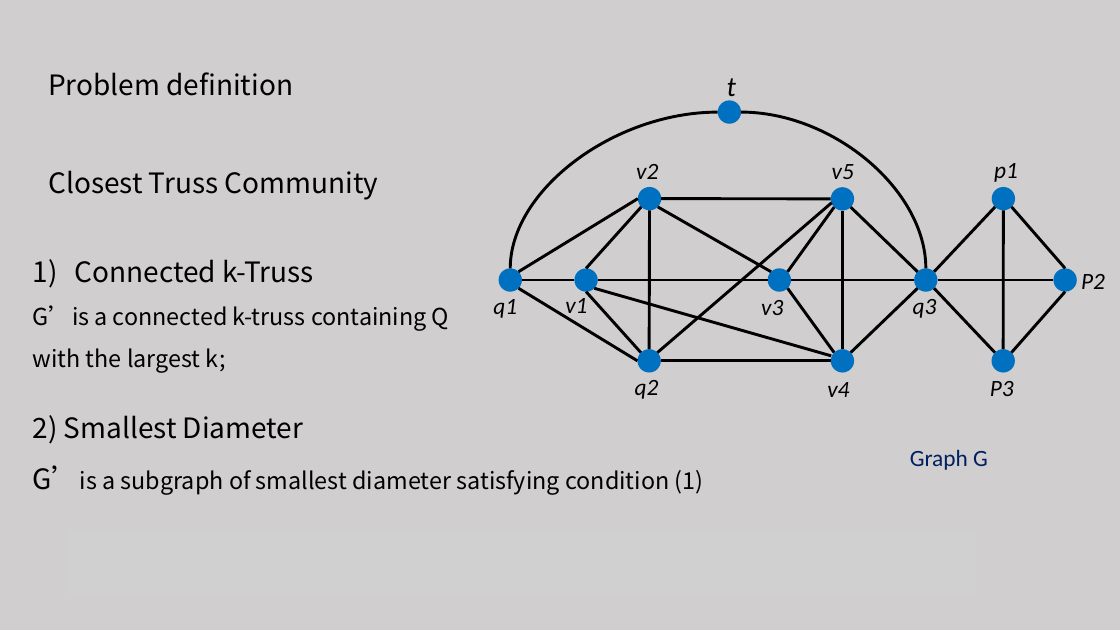
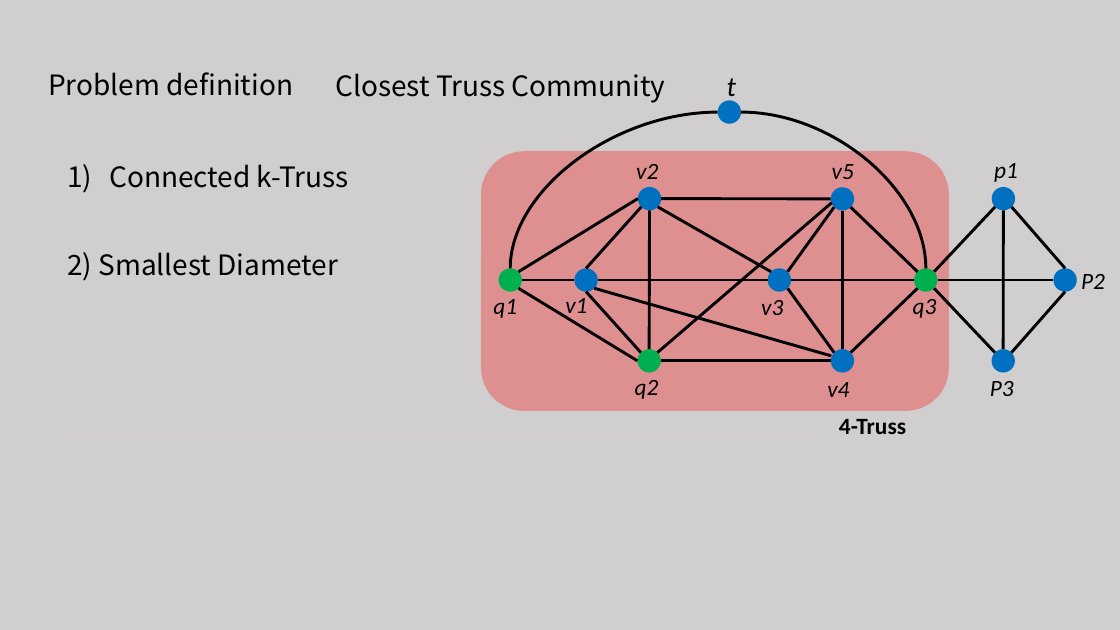
Before and after one commit to tianzhuwei/PPT, a slide deck: slide 7 of Approximate Closest Community Search in Networks.pptx (slide 8 before the commit). Drawn at 1120x630 pixels with LibreOffice and Linux fonts; fonts in the diff are those of the drawing; grey boxes stand for pictures. Boxes give left, top, right and bottom in pixels: in the first picture for what was removed or moved away, otherwise in the second. Text is boxed around its words. In the diff, an @@ line names an element or a change of style, - is before the commit and + after.

```diff
--- a/Approximate Closest Community Search in Networks.pptx
+++ b/Approximate Closest Community Search in Networks.pptx
@@ text "Closest Truss Community": place and size @@
-text "Closest Truss Community" at [48,170,379,200]
+text "Closest Truss Community" at [335,73,666,103]
@@ text "Connected k-Truss": place and size @@
-text "Connected k-Truss" at [33,259,449,373]
+text "Connected k-Truss" at [109,164,349,188]
@@ rounded rectangle added at [481,151,949,411], fill #DE9090 @@
@@ text "2) Smallest Diameter": place and size @@
-text "2) Smallest Diameter" at [33,415,704,495]
+text "2) Smallest Diameter" at [67,252,338,281]
@@ fill #0070C0 to #00B050 in 3 elements at [499,268,523,292], [638,350,661,373], [914,268,938,292] @@
@@ text at [33,305,449,373]: paragraphs removed @@
-G’is a connected k-truss containing Q
-with the largest k;
@@ text added at [839,419,906,434], 20 pt, text #000000, bold @@
+4-Truss
@@ picture added at [55,437,814,530] @@
@@ text removed at [910,449,988,470] @@
-Graph G
@@ text at [33,465,704,495]: paragraph removed @@
-G’is a subgraph of smallest diameter satisfying condition (1)
```
Also in this commit, not shown: 3 other slides changed.
